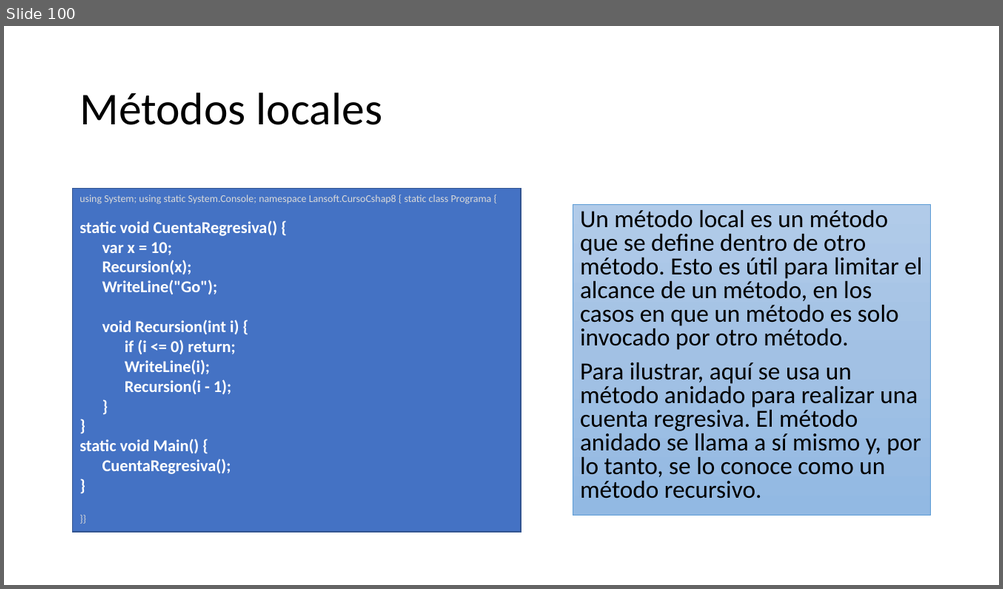
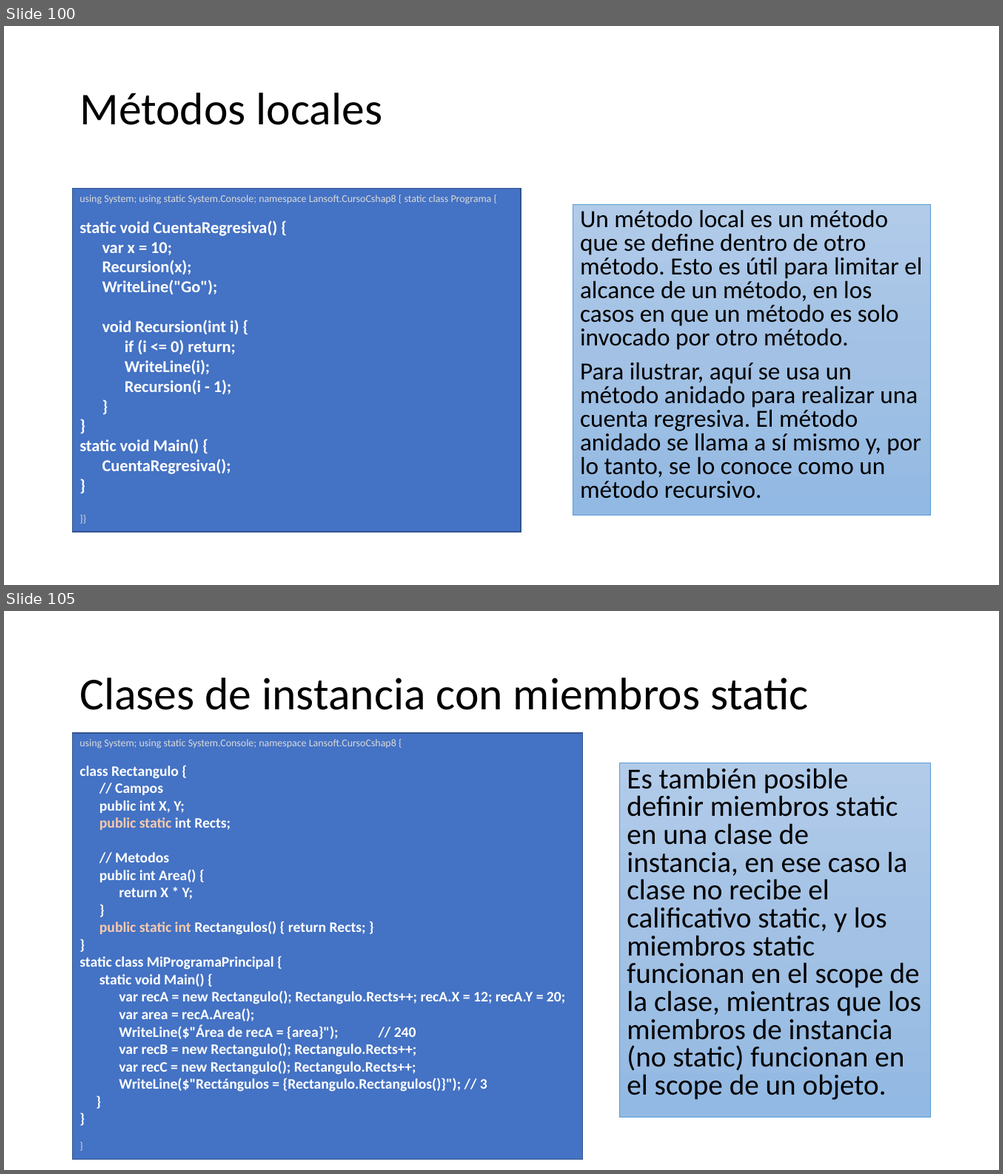
Before and after one commit to AlbertOsinaga/CursoCSharp__8, a slide deck: CSharpQuickReferencia.pptx. Shown one above the other, each under a label of ours: slide 100 before the commit, slides 100 and 105 after it; the slides between them are not shown. The pictures are 1003x589 and 1003x1174 pixels, drawn with LibreOffice and Linux fonts; fonts in the diff are those of the drawing. Boxes give left, top, right and bottom in pixels: in the first picture for what was removed or moved away, otherwise in the second. Text is boxed around its words. In the diff, an @@ line names an element or a change of style, - is before the commit and + after.

```diff
--- a/CSharpQuickReferencia.pptx
+++ b/CSharpQuickReferencia.pptx
@@ slide 105 added at [4,611,999,1170], background #FFFFFF @@
@@ title added at [79,678,808,710], 44 pt, text #000000 @@
+Clases de instancia con miembros static
@@ rectangle added at [73,733,583,1160], fill #4472C4, outline #325491 1 pt, 14 pt, text #FFFFFF, bold @@
+using System; using static System.Console; namespace Lansoft.CursoCshap8 {
+class Rectangulo {
+// Campos
+public int X, Y;
+public static int Rects;
+// Metodos
+public int Area() {
+return X * Y;
+}
+public static int Rectangulos() { return Rects; }
+}
+static class MiProgramaPrincipal {
+static void Main() {
+var recA = new Rectangulo(); Rectangulo.Rects++; recA.X = 12; recA.Y = 20;
+var area = recA.Area();
+WriteLine($"Área de recA = {area}"); // 240
+var recB = new Rectangulo(); Rectangulo.Rects++;
+var recC = new Rectangulo(); Rectangulo.Rects++;
+WriteLine($"Rectángulos = {Rectangulo.Rectangulos()}"); // 3
+}
+}
+}
@@ text added at [620,763,930,1118], fill gradient #B1CBE9 to #A3C1E5 to #93B9E4, outline #5B9BD5 0.5 pt, 28 pt, text #000000 @@
+Es también posible definir miembros static en una clase de instancia, en ese caso la clase no recibe el calificativo static, y los miembros static funcionan en el scope de la clase, mientras que los miembros de instancia (no static) funcionan en el scope de un objeto.
```
Also in this commit, not shown: 10 other slides added, 1 other file.
